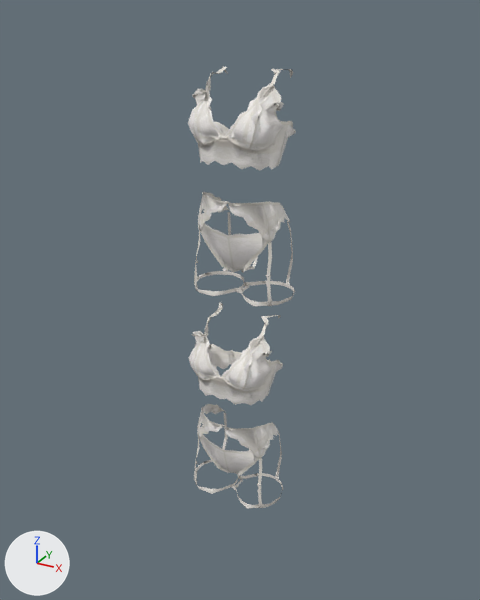
The glTF model game/public/assets/models/outfit-lingerie-ivory.glb: old version first, new version second.
Camera for both pictures: a 50 mm lens placed at (0.925, -1.664, 1.549), pointed at (-0.023, 0.059, 0.688). Arrows for +X, +Y and +Z are at lower left; the lights stay in place. The older version comes first.

The scene before the commit, as lines of its bpy script (objects in view):
```python
me_lingeriedisplay_ivory_bottom = bpy.data.meshes.new('LingerieDisplay_ivory_bottom')
me_lingeriedisplay_ivory_bottom.from_pydata(...)  # 858 vertices, 1289 faces; spans x -0.166..0.17, y -0.067..0.156, z 0.735..1.049
me_lingeriedisplay_ivory_bottom.materials.append(mat_lingerie_ivory)
me_lingeriedisplay_ivory_top = bpy.data.meshes.new('LingerieDisplay_ivory_top')
me_lingeriedisplay_ivory_top.from_pydata(...)  # 865 vertices, 1478 faces; spans x -0.146..0.146, y -0.088..0.159, z 1.137..1.396
me_lingeriedisplay_ivory_top.materials.append(mat_lingerie_ivory)
me_outfit_lingerie_ivory_bottom__palerevenant = bpy.data.meshes.new('Outfit_lingerie-ivory-bottom__paleRevenant')
me_outfit_lingerie_ivory_bottom__palerevenant.from_pydata(...)  # 858 vertices, 1289 faces; spans x -0.166..0.17, y -0.067..0.156, z 0.735..1.049
me_outfit_lingerie_ivory_bottom__palerevenant.materials.append(mat_lingerie_ivory)
ob_lingeriedisplay_ivory_bottom = bpy.data.objects.new('LingerieDisplay_ivory_bottom', me_lingeriedisplay_ivory_bottom)
ob_lingeriedisplay_ivory_bottom.location = (-0.002, -0.035, -0.736)
ob_lingeriedisplay_ivory_top = bpy.data.objects.new('LingerieDisplay_ivory_top', me_lingeriedisplay_ivory_top)
ob_lingeriedisplay_ivory_top.location = (-0.002, -0.035, -0.736)
ob_outfit_lingerie_ivory_bottom__palerevenant = bpy.data.objects.new('Outfit_lingerie-ivory-bottom__paleRevenant', me_outfit_lingerie_ivory_bottom__palerevenant)
ob_outfit_lingerie_ivory_bottom__palerevenant.location = (0.0, 0.0, 0.0)
# also in view: 'Outfit_lingerie-ivory-top__paleRevenant' at (0.0, 0.035, 1.267)
```
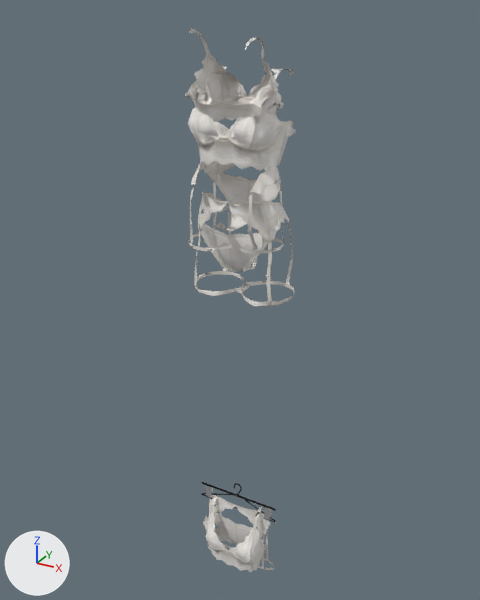
Location of each change, [x1, y1, x2, y2] in pixels of the pictures (480 x 600 px):
'LingerieDisplay_ivory_top', deleted
    before: [188, 302, 283, 405]
'LingerieDisplay_ivory_bottom', deleted
    before: [194, 404, 283, 508]
'LingerieMannequin_ivory_top', added
    after: [185, 28, 279, 123]
'LingerieMannequin_ivory_bottom', added
    after: [189, 160, 284, 254]
'LingerieHang_ivory_top', added
    after: [201, 483, 276, 572]
    faces in mat_lingerie_ivory: [203, 497, 268, 572]
'LingerieHang_ivory_bottom', added
    after: [202, 482, 276, 570]
    faces in mat_lingerie_ivory: [207, 495, 274, 570]
    faces in mat_lingeriehanger (light grey #dddee1): [202, 482, 276, 520]

Edits to the bpy script that builds the scene:
```text
Add mat_lingeriehanger:
    mat_lingeriehanger = principled_material('LingerieHanger')
    mat_lingeriehanger.base_color = (0.72, 0.73, 0.75)  # light grey #dddee1
    mat_lingeriehanger.metallic = 0.85
    mat_lingeriehanger.roughness = 0.35
Add me_lingeriehang_ivory_bottom:
    me_lingeriehang_ivory_bottom.from_pydata(...)  # 1012 vertices, 1553 faces; spans x -0.15..0.15, y -0.016..0.046, z -0.35..0.004
    # faces by material slot: [1289, 264]
    me_lingeriehang_ivory_bottom.materials.append(mat_lingerie_ivory)
    me_lingeriehang_ivory_bottom.materials.append(mat_lingeriehanger)  # light grey #dddee1
Add me_lingeriehang_ivory_top:
    me_lingeriehang_ivory_top.from_pydata(...)  # 1009 vertices, 1754 faces; spans x -0.154..0.154, y -0.086..0.018, z -0.321..0.004
    # faces by material slot: [1478, 276]
    me_lingeriehang_ivory_top.materials.append(mat_lingerie_ivory)
    me_lingeriehang_ivory_top.materials.append(mat_lingeriehanger)  # light grey #dddee1
Add me_lingeriemannequin_ivory_bottom:
    me_lingeriemannequin_ivory_bottom.from_pydata(...)  # 858 vertices, 1289 faces; spans x -0.144..0.138, y -0.11..0.086, z 0.894..1.165
    me_lingeriemannequin_ivory_bottom.materials.append(mat_lingerie_ivory)
Add me_lingeriemannequin_ivory_top:
    me_lingeriemannequin_ivory_top.from_pydata(...)  # 865 vertices, 1478 faces; spans x -0.124..0.138, y -0.104..0.087, z 1.244..1.504
    me_lingeriemannequin_ivory_top.materials.append(mat_lingerie_ivory)
Remove ob_lingeriedisplay_ivory_top:
    ob_lingeriedisplay_ivory_top = bpy.data.objects.new('LingerieDisplay_ivory_top', me_lingeriedisplay_ivory_top)
    ob_lingeriedisplay_ivory_top.location = (-0.002, -0.035, -0.736)
Remove ob_lingeriedisplay_ivory_bottom:
    ob_lingeriedisplay_ivory_bottom = bpy.data.objects.new('LingerieDisplay_ivory_bottom', me_lingeriedisplay_ivory_bottom)
    ob_lingeriedisplay_ivory_bottom.location = (-0.002, -0.035, -0.736)
Add ob_lingeriehang_ivory_bottom:
    ob_lingeriehang_ivory_bottom = bpy.data.objects.new('LingerieHang_ivory_bottom', me_lingeriehang_ivory_bottom)
    ob_lingeriehang_ivory_bottom.location = (0.0, 0.0, 0.0)
Add ob_lingeriehang_ivory_top:
    ob_lingeriehang_ivory_top = bpy.data.objects.new('LingerieHang_ivory_top', me_lingeriehang_ivory_top)
    ob_lingeriehang_ivory_top.location = (0.0, 0.0, 0.0)
Add ob_lingeriemannequin_ivory_bottom:
    ob_lingeriemannequin_ivory_bottom = bpy.data.objects.new('LingerieMannequin_ivory_bottom', me_lingeriemannequin_ivory_bottom)
    ob_lingeriemannequin_ivory_bottom.location = (0.0, 0.0, 0.0)
Add ob_lingeriemannequin_ivory_top:
    ob_lingeriemannequin_ivory_top = bpy.data.objects.new('LingerieMannequin_ivory_top', me_lingeriemannequin_ivory_top)
    ob_lingeriemannequin_ivory_top.location = (0.0, 0.0, 0.0)
```
